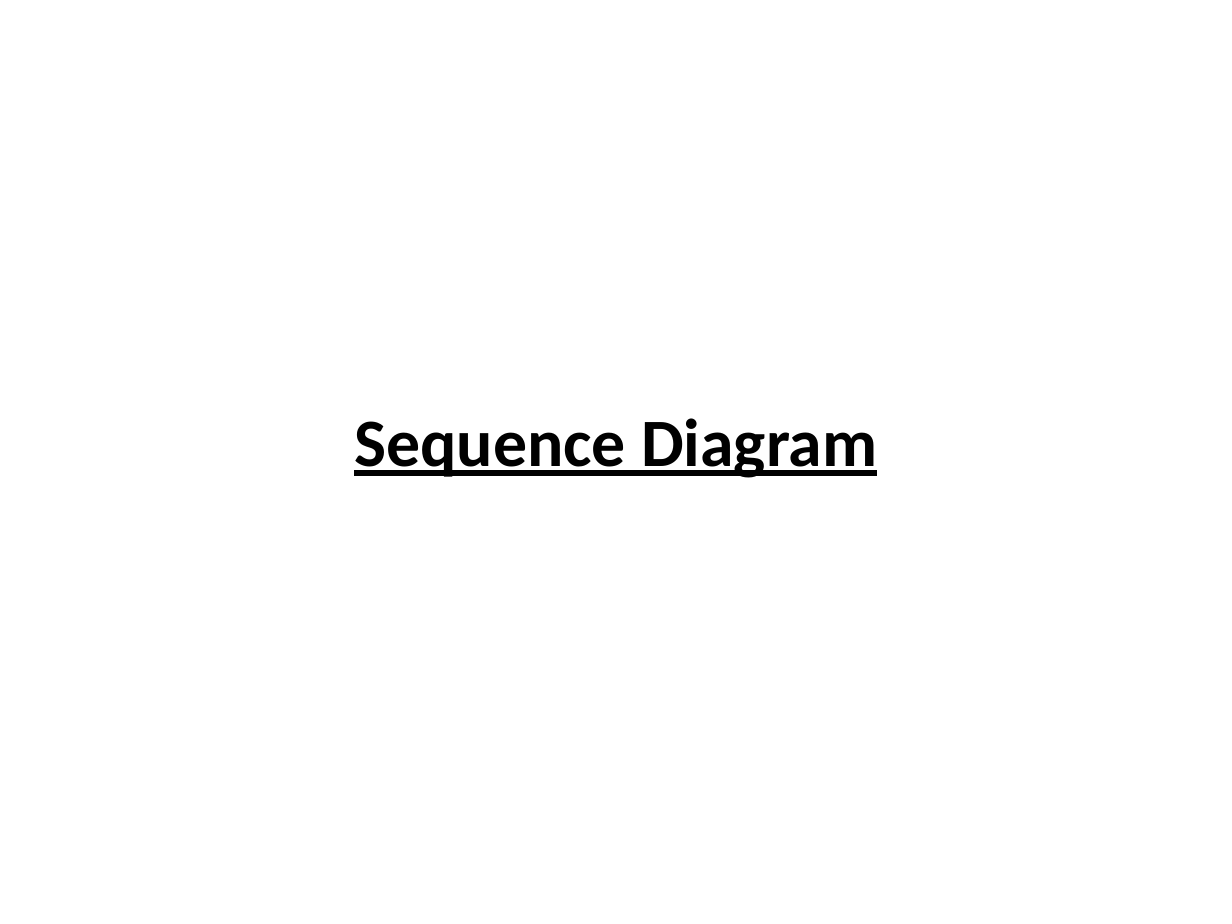
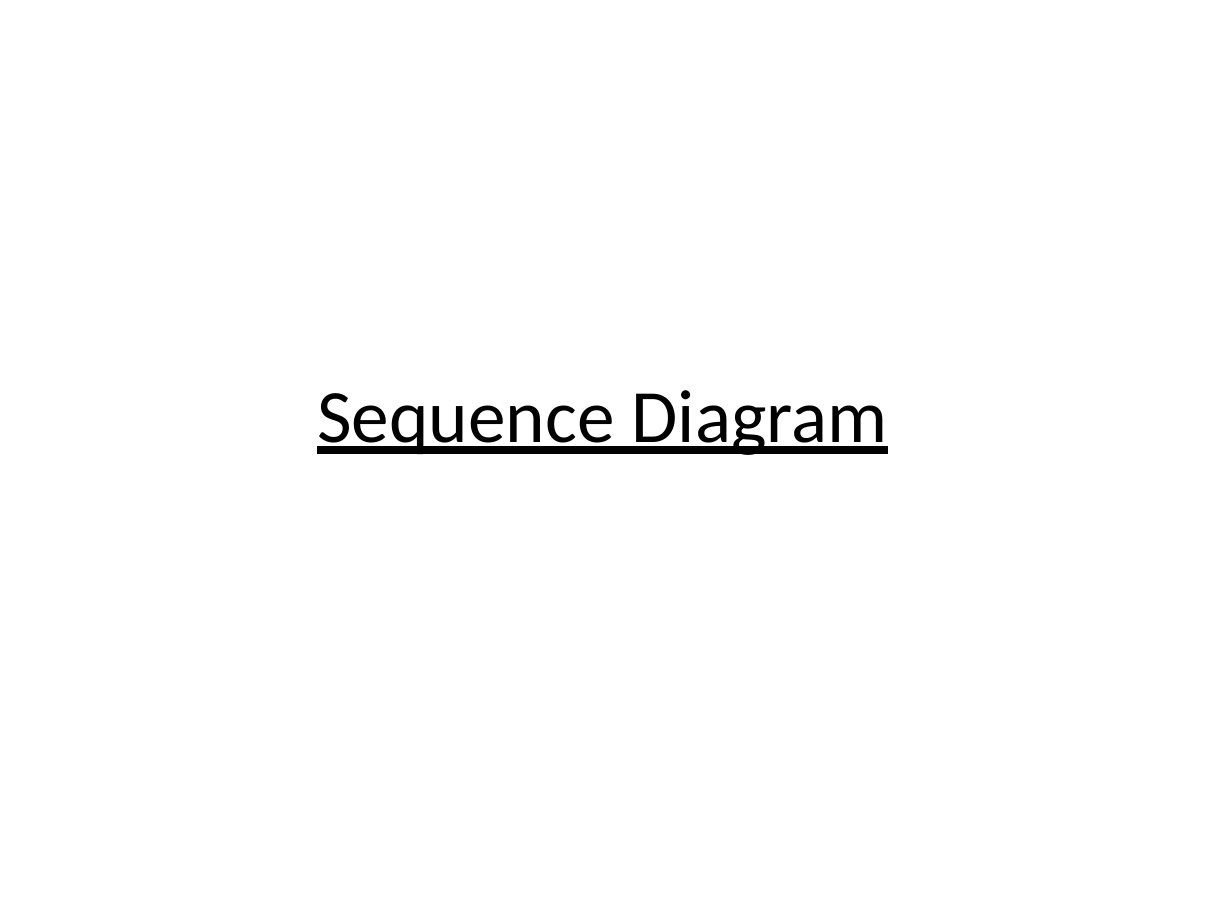
Before and after one commit to MMCOEIT/2018-19-Projects, a slide deck: slide 12 of Group3/Design/Review.pptx (slide 10 before the commit). Drawn at 1232x924 pixels with LibreOffice and Linux fonts; fonts in the diff are those of the drawing. Boxes give left, top, right and bottom in pixels: in the first picture for what was removed or moved away, otherwise in the second. Text is boxed around its words. In the diff, an @@ line names an element or a change of style, - is before the commit and + after.

```diff
--- a/Group3/Design/Review.pptx
+++ b/Group3/Design/Review.pptx
@@ text "Sequence Diagram": place and size @@
-text "Sequence Diagram" at [354, 418, 877, 478]
+text "Sequence Diagram" at [317, 390, 887, 455]
@@ text "Sequence Diagram" at [317, 390, 887, 455]: size 39.6 to 44 pt, bold off @@
```
Also in this commit, not shown: 9 other slides changed, 4 slides added, 1 slide removed, 6 other files.
